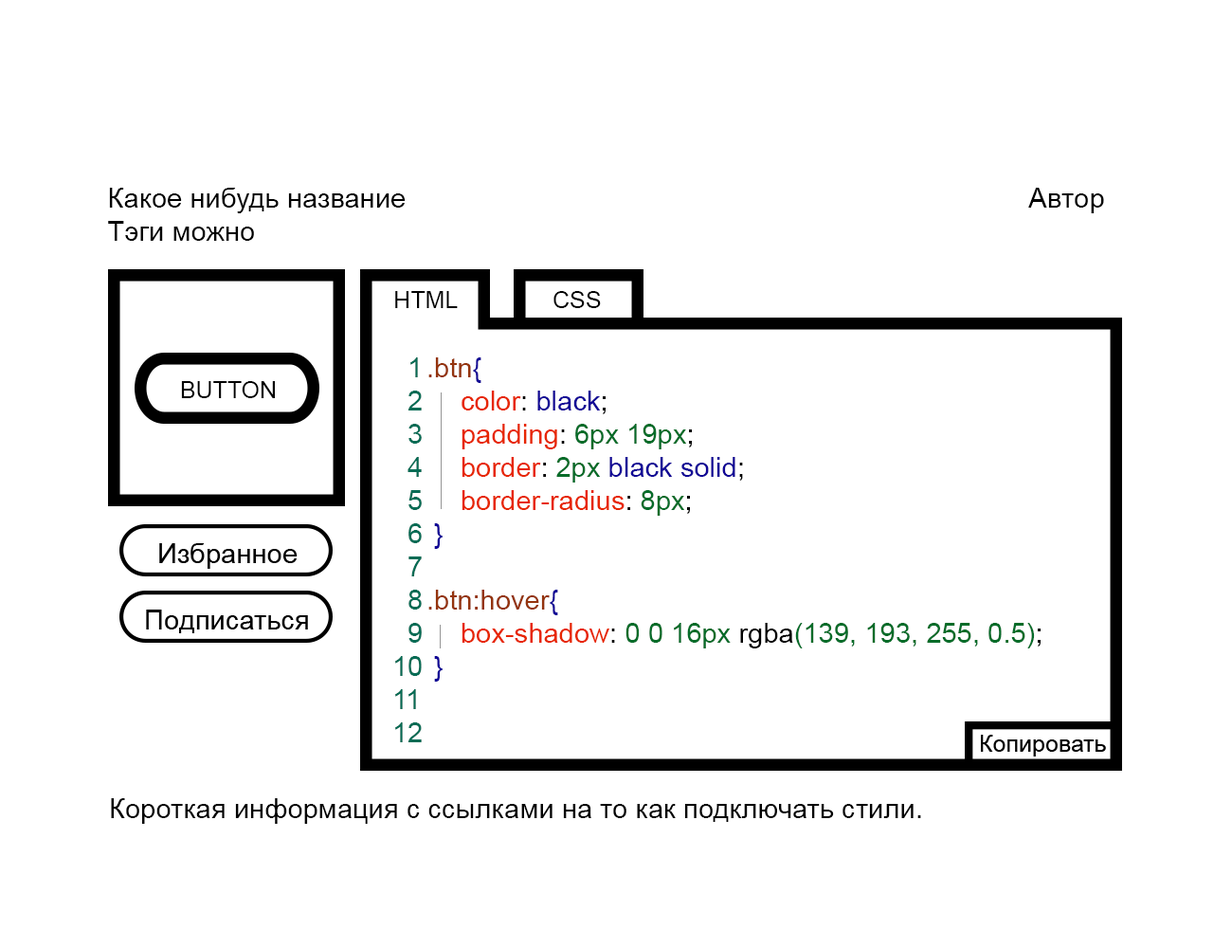
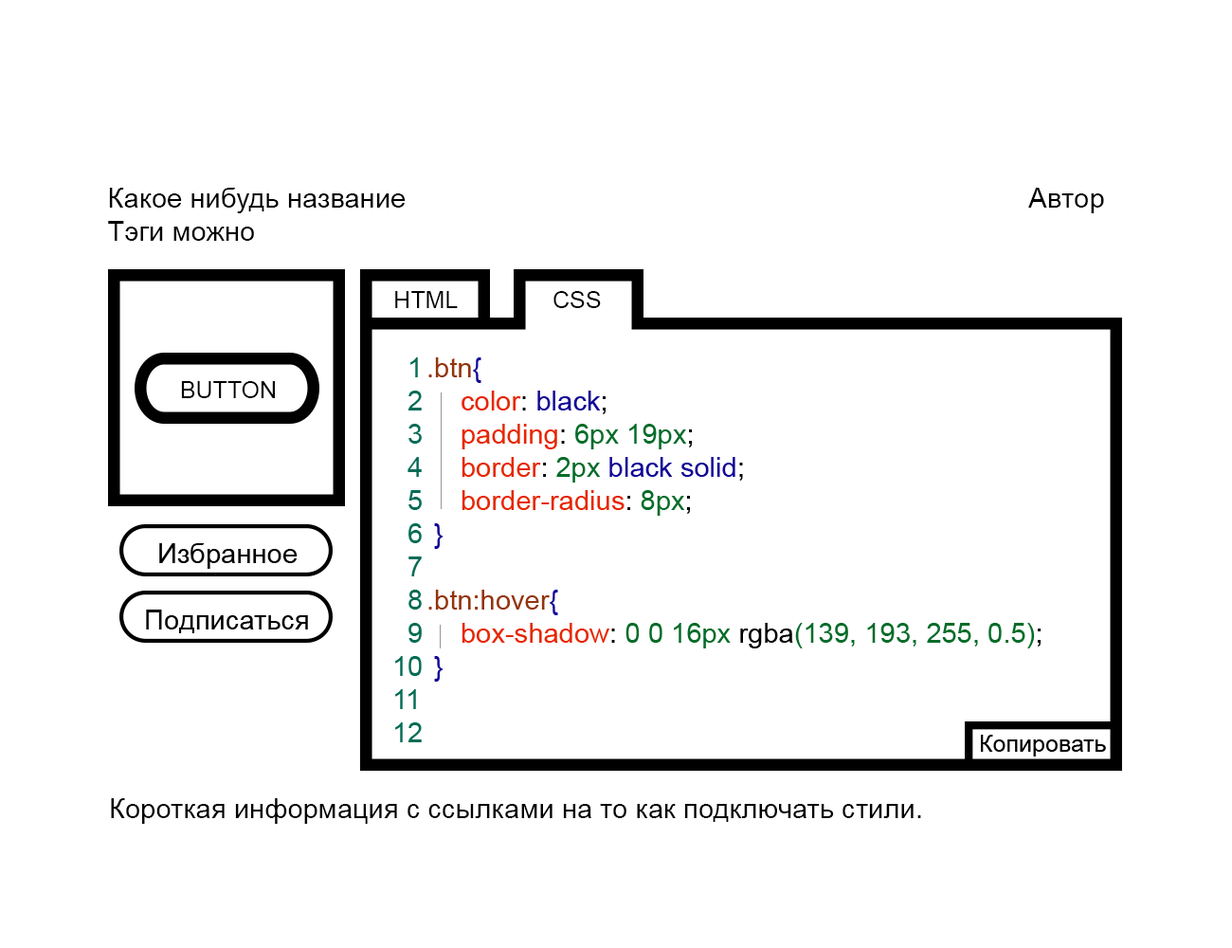
Layer changes from the first 1232px x 948px image to the second:
renamed "Фигура 1 kопировать" to "1 .btn{ 2 color: black; 3 padding: 6px 19px; 4 borde", painted on it, unmasked it over [371, 317, 1041, 743]
removed layer "1 .btn{ 2 color: black; 3 padding: 6px 19px; 4 borde" (in "Группа 2") from group "Группа 2" over [395, 357, 1041, 743]
showed "1 <a class=”btn” href=’#’> BUTTON </a> 2 3 4 5 6", painted on it over [371, 317, 1041, 743]
removed layer "Копировать kопировать" from group "Группа 2" over [371, 317, 1041, 743]
removed layer "Копировать" from group "Группа 2" over [371, 317, 1041, 743]
